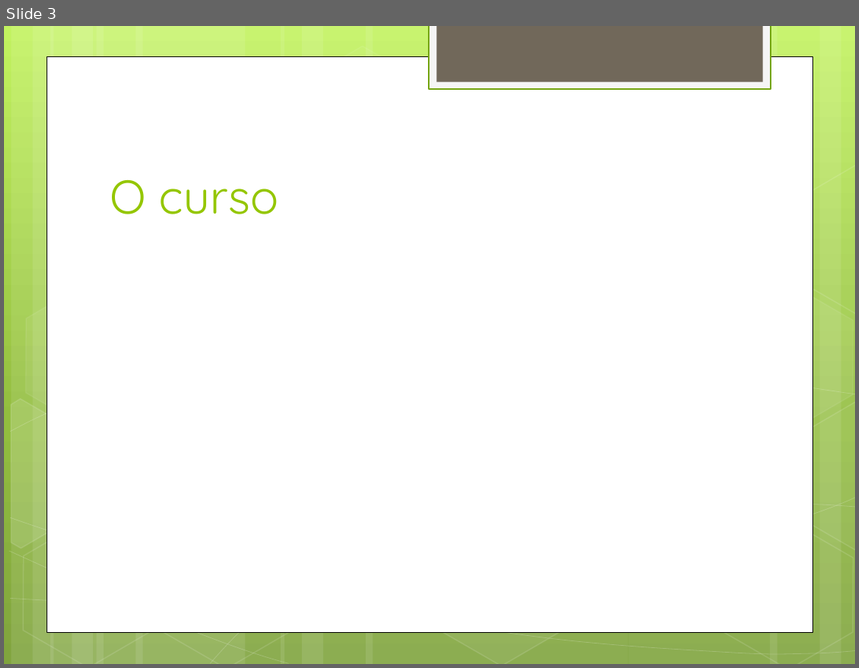
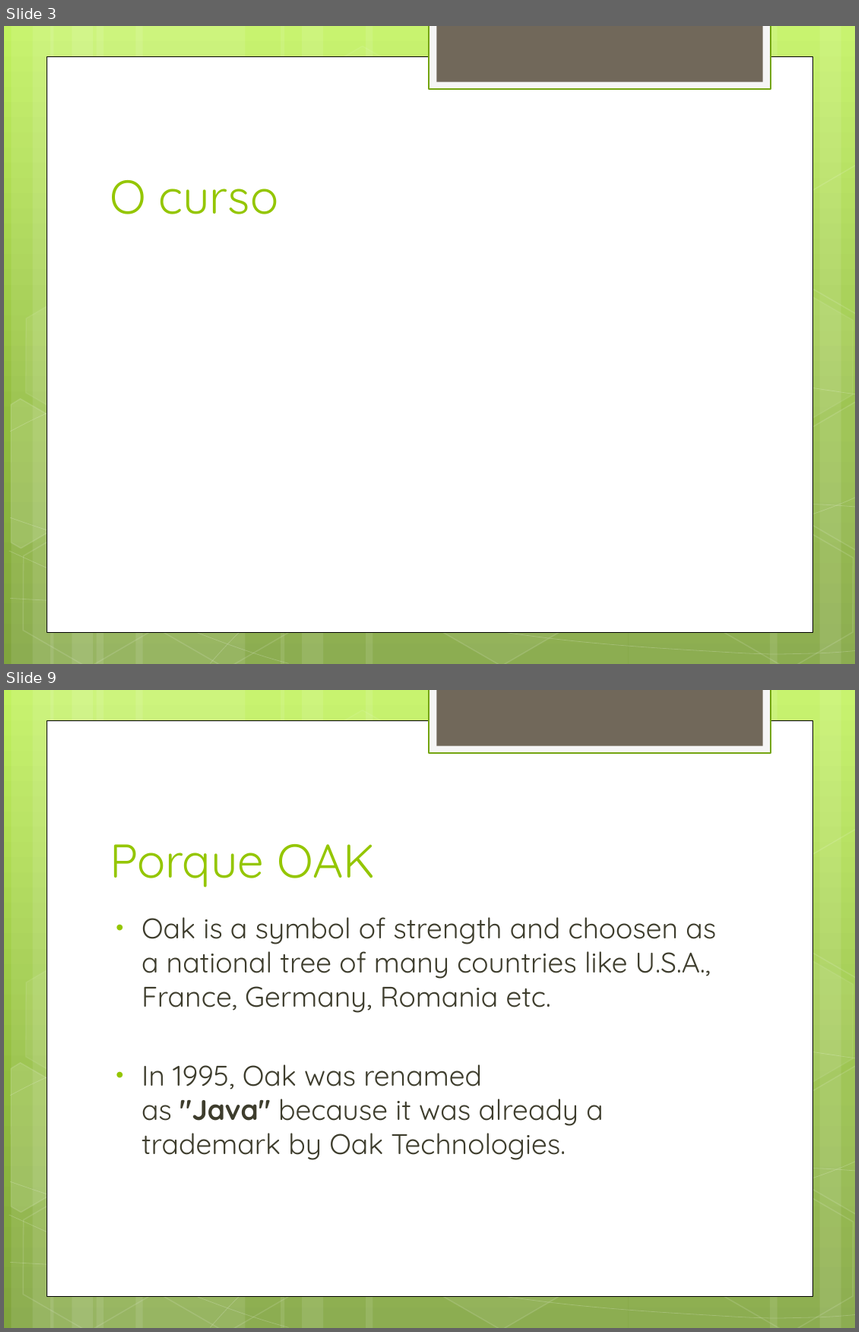
Before and after one commit to daividssilverio/altaperformance, a slide deck: doc/Alta Performance com Java.pptx. Shown one above the other, each under a label of ours: slide 3 before the commit, slides 3 and 9 after it; the slides between them are not shown. The pictures are 859x668 and 859x1332 pixels, drawn with LibreOffice and Linux fonts; fonts in the diff are those of the drawing. Boxes give left, top, right and bottom in pixels: in the first picture for what was removed or moved away, otherwise in the second. Text is boxed around its words. In the diff, an @@ line names an element or a change of style, - is before the commit and + after.

```diff
--- a/doc/Alta Performance com Java.pptx
+++ b/doc/Alta Performance com Java.pptx
@@ slide 9 added at [4, 690, 855, 1328], background gradient #C3F35F to #93BF3F to #81A53E; not listed: 31 template elements that a slide beside it also shows @@
@@ title added at [110, 844, 375, 888], 40 pt, text #94C600 @@
+Porque OAK
@@ text added at [142, 917, 716, 1160], 24 pt, text #3E3D2D @@
+• Oak is a symbol of strength and choosen as a national tree of many countries like U.S.A., France, Germany, Romania etc.
+• In 1995, Oak was renamed as "Java" because it was already a trademark by Oak Technologies.
```
Also in this commit, not shown: 21 other slides added, 2 slides removed.
